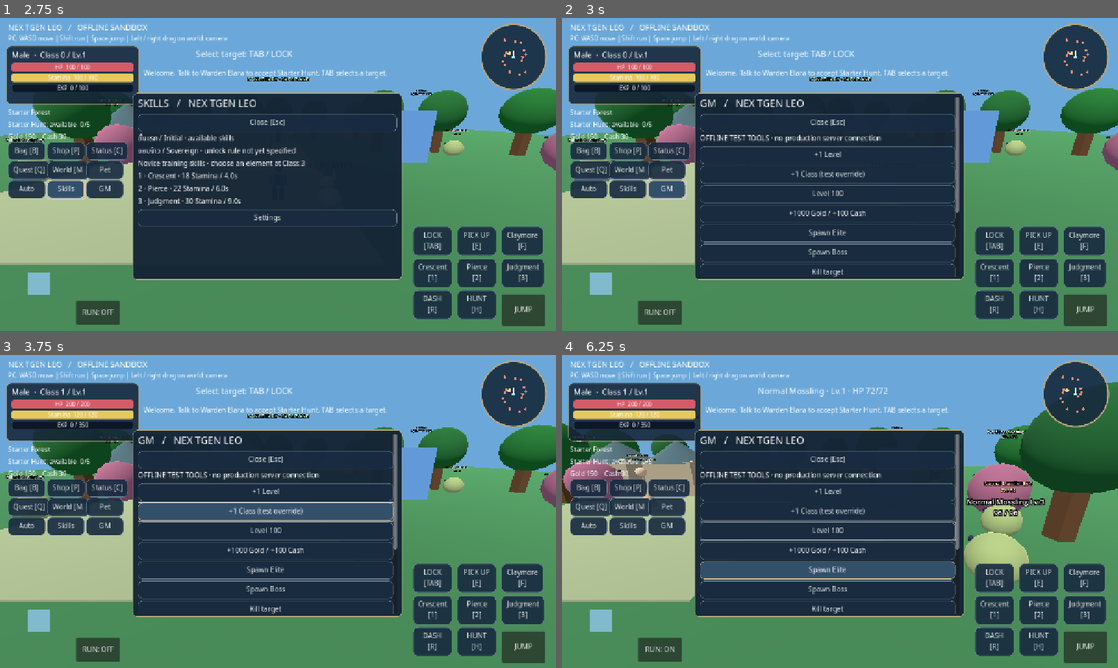
Above: before the commit, frames 1-4 (two rows, left to right).
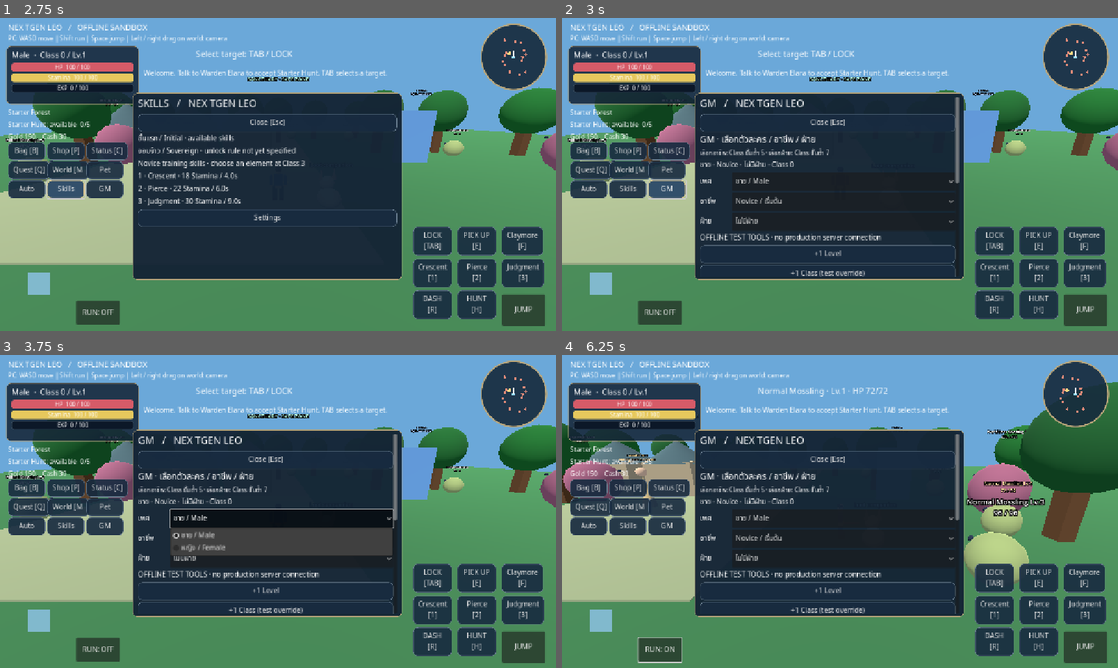
Above: after the commit, the same moments.

Repository: redfullmoon209-debug/NexTgenLeo
Game: Godot game, scene res://scenes/main.tscn
Two runs of this game, one before a commit and one after it. Both use one fixed random seed, a clock stepped at 60 frames per second and the inputs below.
Inputs (mouse positions are in pixels of both pictures, inside the frame that each line leads up to):
- Up to frame 1 (2.75 s): click "Pet" at 0.5 s; click "Auto" at 1.25 s; click "Skills" at 2 s
- Up to frame 2 (3 s): click "GM" at 2.75 s
- Up to frame 3 (3.75 s): click (283, 517) at 3.5 s, where only the run after the commit has a clickable "ชาย / Male"
- Up to frame 4 (6.25 s): click "JUMP" at 4.25 s; tap Enter at 5 s; move the mouse to (962, 495) at 5.02 s; hold D 5.03-5.75 s; tap Tab at 5.1 s; click (962, 495) at 5.17 s; tap Space at 5.27 s; drag from (728, 527) to (812, 574) at 5.77 s

Frame 1 is identical in both runs. In frame 2, 9.2% of the frame differs, in the area x 24-72%, y 37-83%; in frame 3, 11%, in the area x 10-72%, y 10-83%; in frame 4, 11%.

Commit message:
Add GM selectors for gender, profession and faction
Allow offline testing of Male/Female, Novice and all twelve professions, and None/Light/Dark. Set matching class minimum, element and weapon, preserve existing equipment without accumulating GM previews, and remove faction visuals when cleared. Add state and browser dropdown regression checks.

Diff:
--- a/scripts/gameplay.gd
+++ b/scripts/gameplay.gd
@@ -42,6 +42,8 @@
 var layout_edit := false
 var dragging_button: Button
 var ui_refresh := 0.0
+var gm_choosers: Dictionary = {}
+var gm_summary: Label
 var selected_ring: MeshInstance3D
 var rng := RandomNumberGenerator.new()
 
@@ -585,14 +587,22 @@
 		var button := skill_buttons[i + 2]
 		button.text = str(GameState.skill_definition(i).name) + ("\n%.1fs" % float(cooldowns[i]) if float(cooldowns[i]) > 0 else "\n[%s]" % ("F" if i == 0 else str(i)))
 	var faction_color := Color("e4e5da") if GameState.faction == "Light" else Color("9a77c5")
-	if GameState.class_rank >= 7:
+	if GameState.class_rank >= 7 and GameState.faction in ["Light","Dark"]:
 		world.joystick_base.color = Color(faction_color, 0.25)
 		for button in skill_buttons:
 			button.add_theme_stylebox_override("normal", _style(Color("182b40e8"),faction_color))
 	else:
 		world.joystick_base.color.a = 0
+		for button in skill_buttons:
+			button.add_theme_stylebox_override("normal", _style(Color("182b40e8"),Color("697d8f")))
 	if OS.has_feature("web"):
-		var diagnostic := {"version":"mouse-20261024-1","screen_size":[DisplayServer.window_get_size().x,DisplayServer.window_get_size().y],"position":[world.player.position.x,world.player.position.y,world.player.position.z],"camera_zoom":world.camera.position.z,"player_screen":[world.camera.unproject_position(world.player.position).x,world.camera.unproject_position(world.player.position).y],"yaw":world.yaw,"target":target,"hp":GameState.hp,"panel":active_panel,"mobs":mobs.size(),"fps":Engine.get_frames_per_second(),"static_memory":Performance.get_monitor(Performance.MEMORY_STATIC),"online":network.active,"attacking":auto_attack,"joystick":[world.joystick_vector.x,world.joystick_vector.y]}
+		var gm_rects: Dictionary = {}
+		if active_panel == "GM":
+			for key in gm_choosers:
+				if is_instance_valid(gm_choosers[key]):
+					var center: Vector2 = gm_choosers[key].get_global_rect().get_center()
+					gm_rects[key] = [center.x,center.y]
+		var diagnostic := {"version":"gm-select-20261024-1","gm_controls":gm_rects,"gender":GameState.gender,"job":GameState.selected_job,"faction":GameState.faction,"class_rank":GameState.class_rank,"screen_size":[DisplayServer.window_get_size().x,DisplayServer.window_get_size().y],"position":[world.player.position.x,world.player.position.y,world.player.position.z],"camera_zoom":world.camera.position.z,"player_screen":[world.camera.unproject_position(world.player.position).x,world.camera.unproject_position(world.player.position).y],"yaw":world.yaw,"target":target,"hp":GameState.hp,"panel":active_panel,"mobs":mobs.size(),"fps":Engine.get_frames_per_second(),"static_memory":Performance.get_monitor(Performance.MEMORY_STATIC),"online":network.active,"attacking":auto_attack,"joystick":[world.joystick_vector.x,world.joystick_vector.y]}
 		JavaScriptBridge.eval("window.leoDiagnostics=" + JSON.stringify(diagnostic), true)
 	map_display.queue_redraw()
 
@@ -812,6 +822,17 @@
 	_save()
 
 func _gm() -> void:
+	menu.add_child(_label("GM · เลือกตัวละคร / อาชีพ / ฝ่าย",20))
+	menu.add_child(_label("เลือกอาชีพ: Class ขั้นต่ำ 5 · เลือกฝ่าย: Class ขั้นต่ำ 7",14))
+	gm_summary = _label("")
+	menu.add_child(gm_summary)
+	_gm_choice_row("เพศ",[{"id":"Male","name":"ชาย / Male"},{"id":"Female","name":"หญิง / Female"}],GameState.gender,"gender")
+	var jobs: Array = [{"id":"","name":"Novice / เริ่มต้น"}]
+	for job in GameState.balance.professions:
+		jobs.append({"id":job.id,"name":str(job.name)+" · "+str(job.element)})
+	_gm_choice_row("อาชีพ",jobs,GameState.selected_job,"job")
+	_gm_choice_row("ฝ่าย",[{"id":"","name":"ไม่มีฝ่าย"},{"id":"Light","name":"Light / แสง"},{"id":"Dark","name":"Dark / มืด"}],GameState.faction,"faction")
+	_gm_update_summary()
 	menu.add_child(_label("OFFLINE TEST TOOLS · no production server connection"))
 	_button("+1 Level", func(): GameState.add_exp(GameState.exp_required()), menu)
 	_button("+1 Class (test override)", func(): GameState.class_rank = mini(10, GameState.class_rank + 1); GameState.level = 1; GameState._recalculate_stats(); _build_avatar(), menu)
@@ -934,3 +955,66 @@
 	for button in buttons + skill_buttons + [world.jump_button, world.run_button]:
 		if button.is_visible_in_tree() and button.get_global_rect().has_point(point): return true
 	return false
+
+func _gm_choice_row(title: String, options: Array, current: String, kind: String) -> void:
+	var row := HBoxContainer.new()
+	menu.add_child(row)
+	var label := _label(title)
+	label.custom_minimum_size.x = 70
+	row.add_child(label)
+	var chooser := OptionButton.new()
+	chooser.custom_minimum_size = Vector2(360,42)
+	chooser.size_flags_horizontal = Control.SIZE_EXPAND_FILL
+	for option in options:
+		chooser.add_item(str(option.name))
+		var index := chooser.item_count - 1
+		chooser.set_item_metadata(index,option.id)
+		if option.id == current: chooser.select(index)
+	row.add_child(chooser)
+	gm_choosers[kind] = chooser
+	chooser.item_selected.connect(func(index):
+		if not _gm_select(kind,str(chooser.get_item_metadata(index))):
+			_tell("เปลี่ยนไม่ได้: กรุณาตรวจพื้นที่กระเป๋าหรือการเชื่อมต่อเซิร์ฟเวอร์")
+			var actual: String = GameState.gender if kind == "gender" else (GameState.selected_job if kind == "job" else GameState.faction)
+			for i in range(chooser.item_count):
+				if str(chooser.get_item_metadata(i)) == actual: chooser.select(i)
+	)
+
+func _gm_update_summary() -> void:
+	if is_instance_valid(gm_summary):
+		var job: Dictionary = GameState.job_definition()
+		gm_summary.text = "%s · %s · %s · Class %d" % ["ชาย" if GameState.gender == "Male" else "หญิง",str(job.get("name","Novice")),GameState.faction if not GameState.faction.is_empty() else "ไม่มีฝ่าย",GameState.class_rank]
+
+func _gm_select(kind: String, value: String, persist := true) -> bool:
+	if network.active or network.connecting: return false
+	match kind:
+		"gender":
+			if value not in ["Male","Female"]: return false
+			GameState.gender = value
+		"job":
+			var definition: Dictionary = GameState.job_definition(value)
+			if not value.is_empty() and definition.is_empty(): return false
+			var old: Dictionary = GameState.equipped.get("weapon",{})
+			# Preserve actual equipment once; replacing GM previews never grants extra items.
+			if not old.is_empty() and not old.get("gm_preview",false):
+				if GameState.inventory.size() >= 200: return false
+				GameState.inventory.append(old.duplicate(true))
+			GameState.selected_job = value
+			GameState.selected_element = str(definition.get("element",""))
+			GameState.selected_path = GameState.selected_element
+			GameState.equipped.weapon = {"id":definition.get("weapon","sword"),"count":1,"enhancement":0,"gm_preview":true}
+			if not value.is_empty(): GameState.class_rank = maxi(5,GameState.class_rank)
+			pending_skill = 0
+			cooldowns = [0.0,0.0,0.0,0.0]
+		"faction":
+			if value not in ["","Light","Dark"]: return false
+			GameState.faction = value
+			if not value.is_empty(): GameState.class_rank = maxi(7,GameState.class_rank)
+		_: return false
+	GameState._recalculate_stats(false)
+	GameState.appearance_changed.emit()
+	_gm_update_summary()
+	_refresh_hud()
+	if persist: _save()
+	_tell("GM: เปลี่ยน " + kind + " แล้ว")
+	return true
--- /dev/null
+++ b/tests/gm_test.gd
@@ -0,0 +1,45 @@
+extends SceneTree
+var checks := 0
+var failures := 0
+func check(value: bool, name: String) -> void:
+	checks += 1
+	if not value:
+		failures += 1
+		printerr("FAIL: " + name)
+func _initialize() -> void: call_deferred("run")
+func run() -> void:
+	var state = root.get_node("GameState")
+	state.class_rank = 0
+	state.level = 1
+	state.selected_job = ""
+	state.faction = ""
+	state.inventory.clear()
+	state.equipped = {"weapon":{"id":"sword","count":1,"enhancement":4}}
+	var scene = load("res://scenes/main.tscn").instantiate()
+	root.add_child(scene)
+	await process_frame
+	var game = scene.gameplay
+	game._show_panel("GM")
+	check(game.gm_choosers.size() == 3,"GM exposes all three selectors")
+	check(game.gm_choosers.job.item_count == 13,"Novice plus twelve professions")
+	check(game._gm_select("gender","Female",false) and state.gender == "Female","select Female")
+	check(game._gm_select("gender","Male",false) and state.gender == "Male","select Male")
+	for definition in state.balance.professions:
+		check(game._gm_select("job",definition.id,false),"GM selects " + str(definition.id))
+		check(state.selected_element == definition.element and state.equipped.weapon.id == definition.weapon,"matching element and weapon")
+	check(state.class_rank == 5,"profession test raises class minimum to five")
+	check(state.inventory.size() == 1 and state.inventory[0].enhancement == 4,"original weapon preserved exactly once")
+	check(game._gm_select("faction","Dark",false) and state.class_rank == 7,"Dark unlocked for GM")
+	check(game._gm_select("faction","Light",false) and state.faction == "Light","switch Light")
+	check(game._gm_select("faction","",false) and state.faction == "" and scene.joystick_base.color.a == 0,"clear faction removes faction ring")
+	check(game._gm_select("job","",false) and state.selected_job == "" and state.equipped.weapon.id == "sword","Novice restores starter test weapon")
+	check(not game._gm_select("gender","invalid",false),"invalid gender rejected")
+	check(not game._gm_select("job","invalid",false),"invalid job rejected")
+	check(not game._gm_select("faction","invalid",false),"invalid faction rejected")
+	game.network.active = true
+	check(not game._gm_select("gender","Female",false) and state.gender == "Male","online GM mutations blocked")
+	game.network.active = false
+	scene.queue_free()
+	await process_frame
+	print("GM TESTS: %d checks; %d failures" % [checks,failures])
+	quit(1 if failures else 0)
Not shown, added: tests/gm_test.gd.uid
Not shown, changed: README.md
Not shown, changed: docs/TEST_REPORT.md
Not shown, changed: tests/browser_test.cjs
Not shown, changed: tools/check_godot.sh
